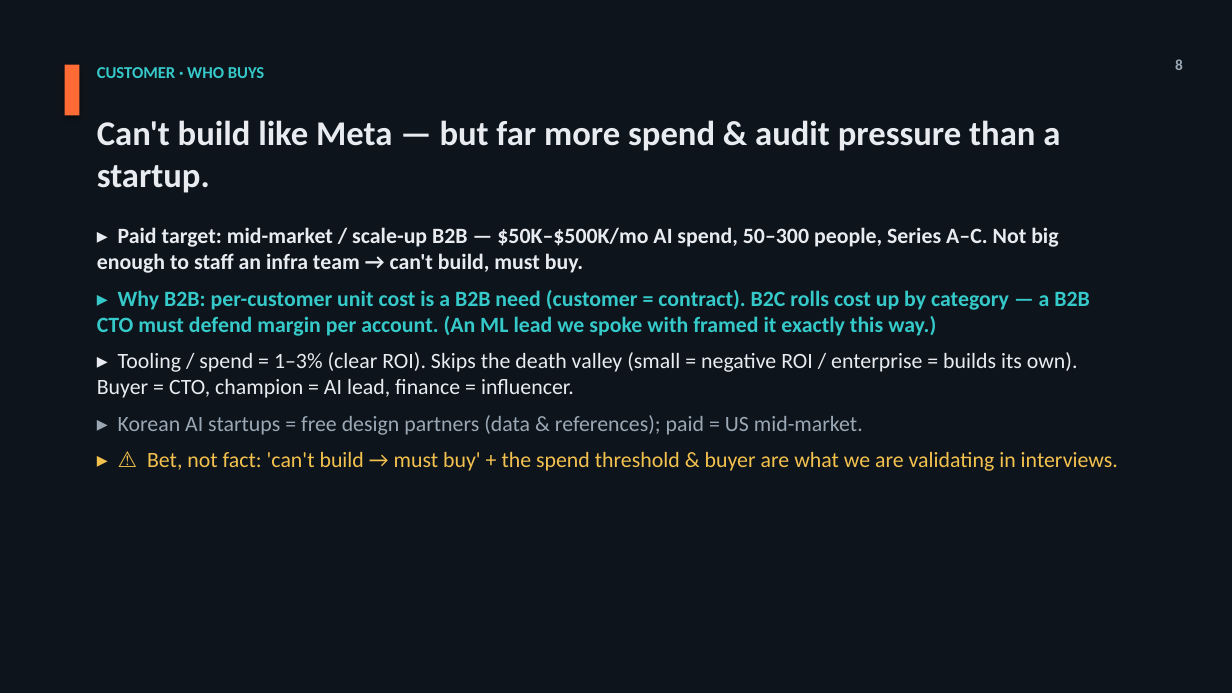
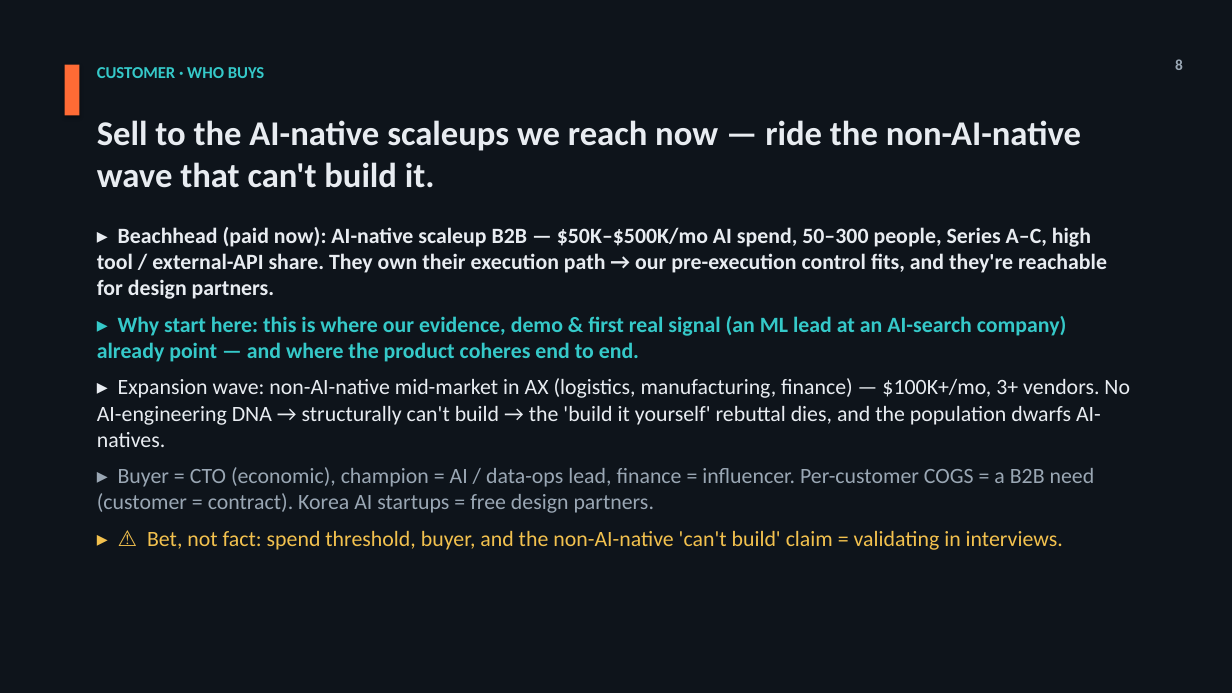
Before and after one commit to jmormalik/WTIA_AI_Cost_Gov, a slide deck: slide 8 of deliverables/Pitch_Deck_VersionB_Hero-Hybrid_EN.pptx. Drawn at 1232x693 pixels with LibreOffice and Linux fonts; fonts in the diff are those of the drawing. Boxes give left, top, right and bottom in pixels: in the first picture for what was removed or moved away, otherwise in the second. Text is boxed around its words. In the diff, an @@ line names an element or a change of style, - is before the commit and + after.

Commit message:
ICP 3차 = A 주도 블렌드 확정 + 덱·전 문서 정렬
핵심: 순수 2차(비 AI-native 단독) 전환을 supersede하고 A 주도 블렌드 채택 —
비치헤드(지금 유료)=AI-native 스케일업, 확장 물결=비 AI-native 중견기업.
기각 근거 3중: (1) 새 세그먼트 증거 0 (2) 2인팀 도달성 (3) 제품 정합성 균열
(비 AI-native가 벤더 SaaS만 쓰면 실행 경로 미소유 → 실행 전 통제층 미적용).

- 덱 생성기(scripts/build_decks.py): 애초에 7/31 이후 2차 재설정 미반영이던
  [8] Customer·[9] Market(차트 하드코딩 수치 포함)·[14] GTM을 발견·봉합 후,
  다시 A-주도 블렌드 서사로 재작성. 덱 A·B 재생성(각 17장, 오프캔버스 0).
- 아웃라인(Pitch/피치덱-통합-아웃라인.md): 신규 Feature Comparison 슬라이드
  반영 17장 리넘버([11] 신설, [11~16]→[12~17]) + Q&A 백업표 블렌드 답 +
  제품명 Kyber 확정 반영.
- 전략 문서 전파: ICP.md(§1을 1A 비치헤드/1B 확장 구조로 + anti-ICP가
  AI-native를 배제하던 자기모순 수정), Solution/포지셔닝-재설정.md(§① + Q&A
  반론 2개), Market/니치-시장-분석.md(운송·물류를 확장 니치로 맥락화).
- Buyer Persona 2종: 비치헤드(01=AI-native CTO / 02=AI·ML 엔지니어링 리드=라이너
  페르소나) 복원 + 확장(01=비 AI-native IT Director / 02=AI-ops 리드) 유지.
- _START_HERE.md §1·§5·§7 기록. 잔여: 후보 리스트 비 AI-native 섹션(덱 외).

```diff
--- a/deliverables/Pitch_Deck_VersionB_Hero-Hybrid_EN.pptx
+++ b/deliverables/Pitch_Deck_VersionB_Hero-Hybrid_EN.pptx
@@ text at (97, 120, 1081, 188): text changed @@
-Can't build like Meta — but far more spend & audit pressure than a startup.
+Sell to the AI-native scaleups we reach now — ride the non-AI-native wave that can't build it.
@@ text at (97, 227, 1130, 550): text changed @@
-▸ Paid target: mid-market / scale-up B2B — $50K–$500K/mo AI spend, 50–300 people, Series A–C. Not big enough to staff an infra team → can't build, must buy.
-▸ Why B2B: per-customer unit cost is a B2B need (customer = contract). B2C rolls cost up by category — a B2B CTO must defend margin per account. (An ML lead we spoke with framed it exactly this way.)
-▸ Tooling / spend = 1–3% (clear ROI). Skips the death valley (small = negative ROI / enterprise = builds its own). Buyer = CTO, champion = AI lead, finance = influencer.
-▸ Korean AI startups = free design partners (data & references); paid = US mid-market.
-▸ ⚠ Bet, not fact: 'can't build → must buy' + the spend threshold & buyer are what we are validating in interviews.
+▸ Beachhead (paid now): AI-native scaleup B2B — $50K–$500K/mo AI spend, 50–300 people, Series A–C, high tool / external-API share. They own their execution path → our pre-execution control fits, and they're reachable for design partners.
+▸ Why start here: this is where our evidence, demo & first real signal (an ML lead at an AI-search company) already point — and where the product coheres end to end.
+▸ Expansion wave: non-AI-native mid-market in AX (logistics, manufacturing, finance) — $100K+/mo, 3+ vendors. No AI-engineering DNA → structurally can't build → the 'build it yourself' rebuttal dies, and the population dwarfs AI-natives.
+▸ Buyer = CTO (economic), champion = AI / data-ops lead, finance = influencer. Per-customer COGS = a B2B need (customer = contract). Korea AI startups = free design partners.
+▸ ⚠ Bet, not fact: spend threshold, buyer, and the non-AI-native 'can't build' claim = validating in interviews.
```
Also in this commit, not shown: 7 other slides changed, 1 slide added, 9 other files.
